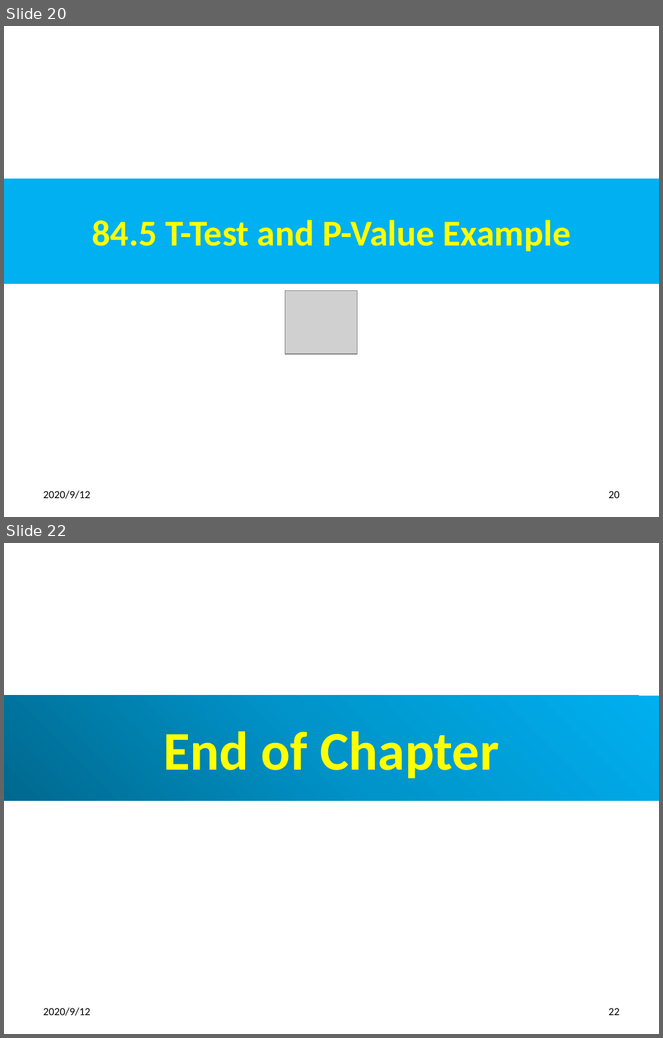
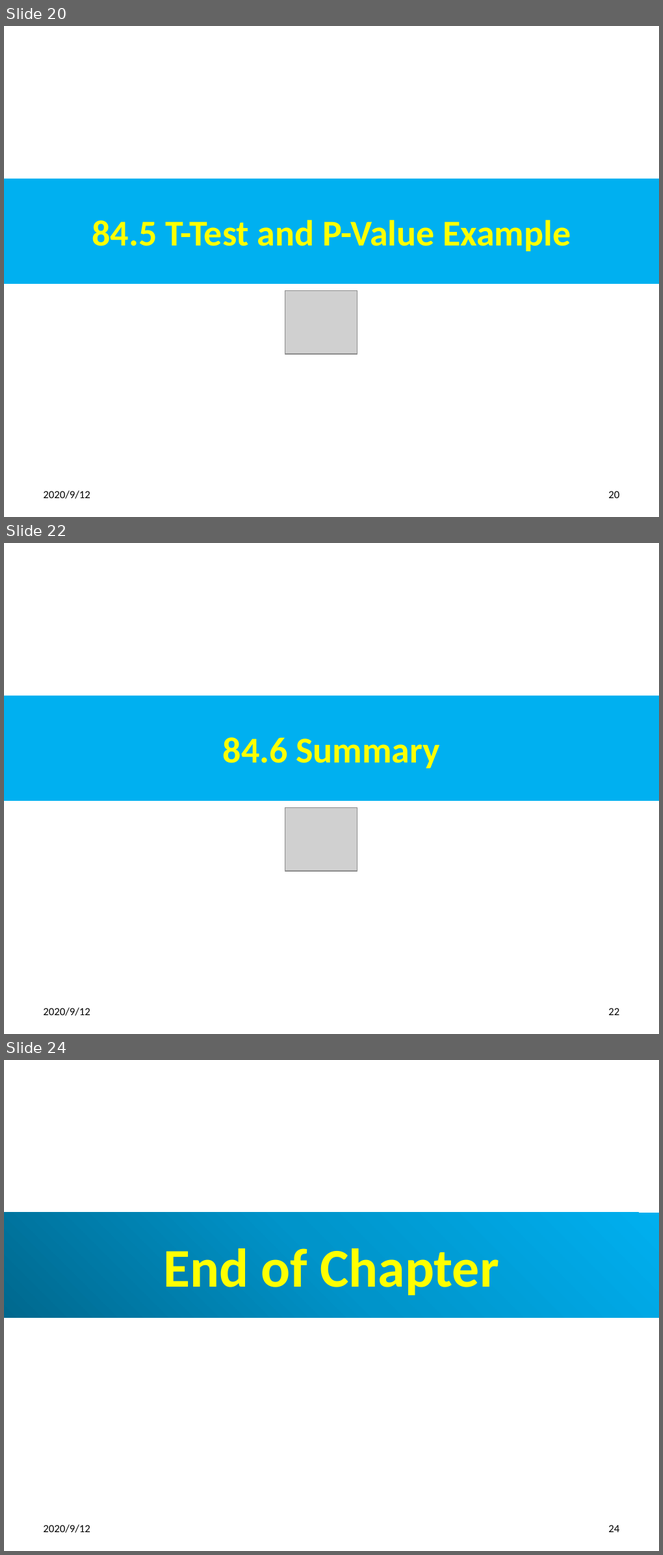
Before and after one commit to peterhchen/900_Python_ML_DS_DL, a slide deck: 084_TTestPValue.pptx. Shown one above the other, each under a label of ours: slides 20 and 22 before the commit, slides 20, 22 and 24 after it; the slides between them are not shown. The pictures are 663x1038 and 663x1555 pixels, drawn with LibreOffice and Linux fonts; fonts in the diff are those of the drawing; grey boxes stand for pictures. Boxes give left, top, right and bottom in pixels: in the first picture for what was removed or moved away, otherwise in the second. Text is boxed around its words. In the diff, an @@ line names an element or a change of style, - is before the commit and + after.

```diff
--- a/084_TTestPValue.pptx
+++ b/084_TTestPValue.pptx
@@ slide 22 added at <box>4,543,659,1034</box>, background #FFFFFF @@
@@ title added at <box>4,696,659,801</box>, fill #00B0F0, 40 pt, text #FFFF00, bold @@
+84.6 Summary
@@ picture added at <box>285,808,357,871</box> @@
@@ text added at <box>43,1008,90,1016</box>, 12 pt, text #000000 @@
+2020/9/12
@@ page number added at <box>608,1008,620,1016</box>, 12 pt, text #000000 @@
+22
@@ what was slide 22 is now slide 24 @@
@@ page number at <box>608,1525,620,1533</box>: text changed @@
-22
+24
```
Also in this commit, not shown: 4 slides changed, 1 other slide added, 7 other files.
